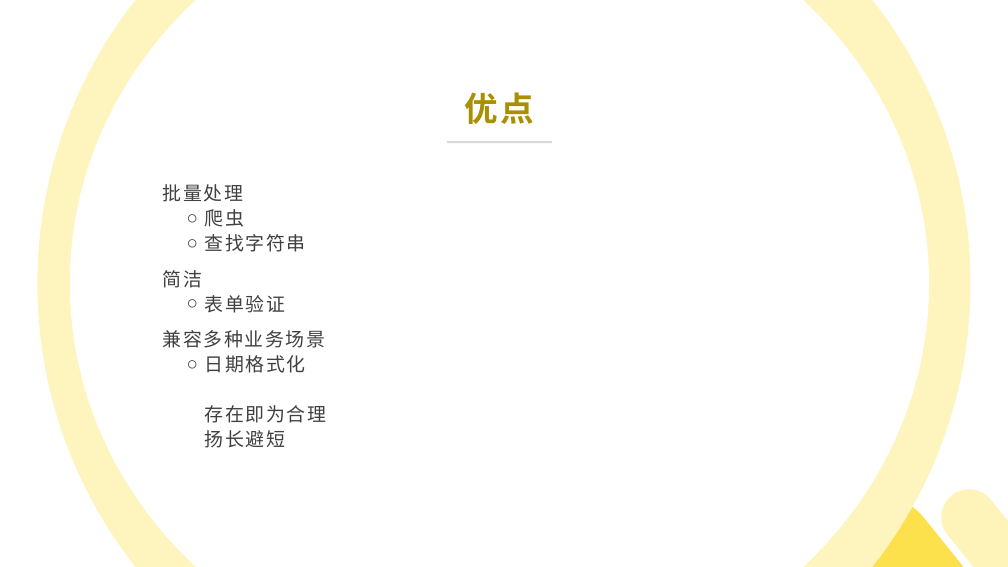
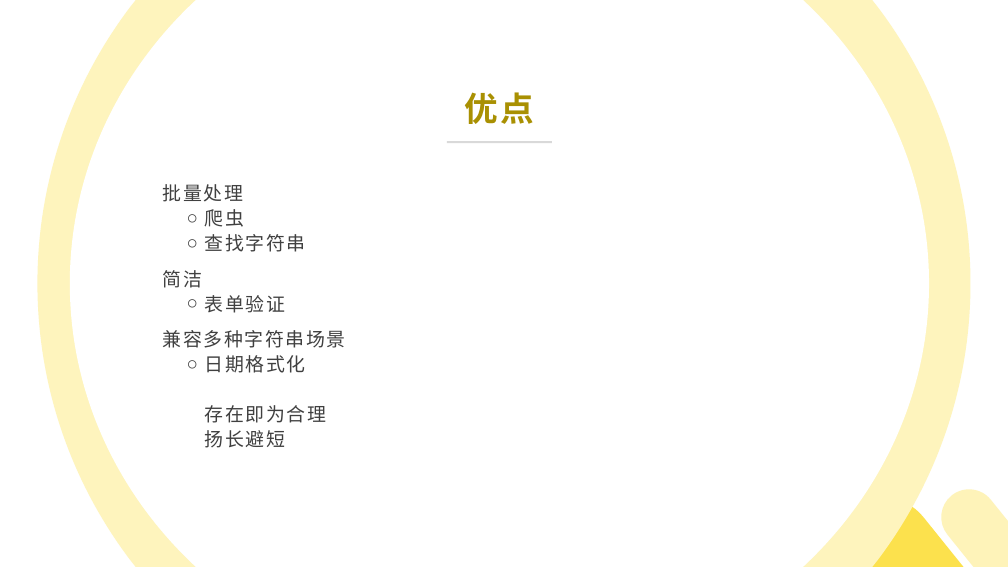
Before and after one commit to 382615666/note, a slide deck: slide 4 of 科普.pptx. Drawn at 1008x567 pixels with LibreOffice and Linux fonts; fonts in the diff are those of the drawing. Boxes give left, top, right and bottom in pixels: in the first picture for what was removed or moved away, otherwise in the second. Text is boxed around its words. In the diff, an @@ line names an element or a change of style, - is before the commit and + after.

```diff
--- a/科普.pptx
+++ b/科普.pptx
@@ text at (163,330,345,348): text changed @@
-3. 兼容多种业务场景
+3. 兼容多种字符串场景
```
Also in this commit, not shown: 10 other slides changed, 8 other files.
